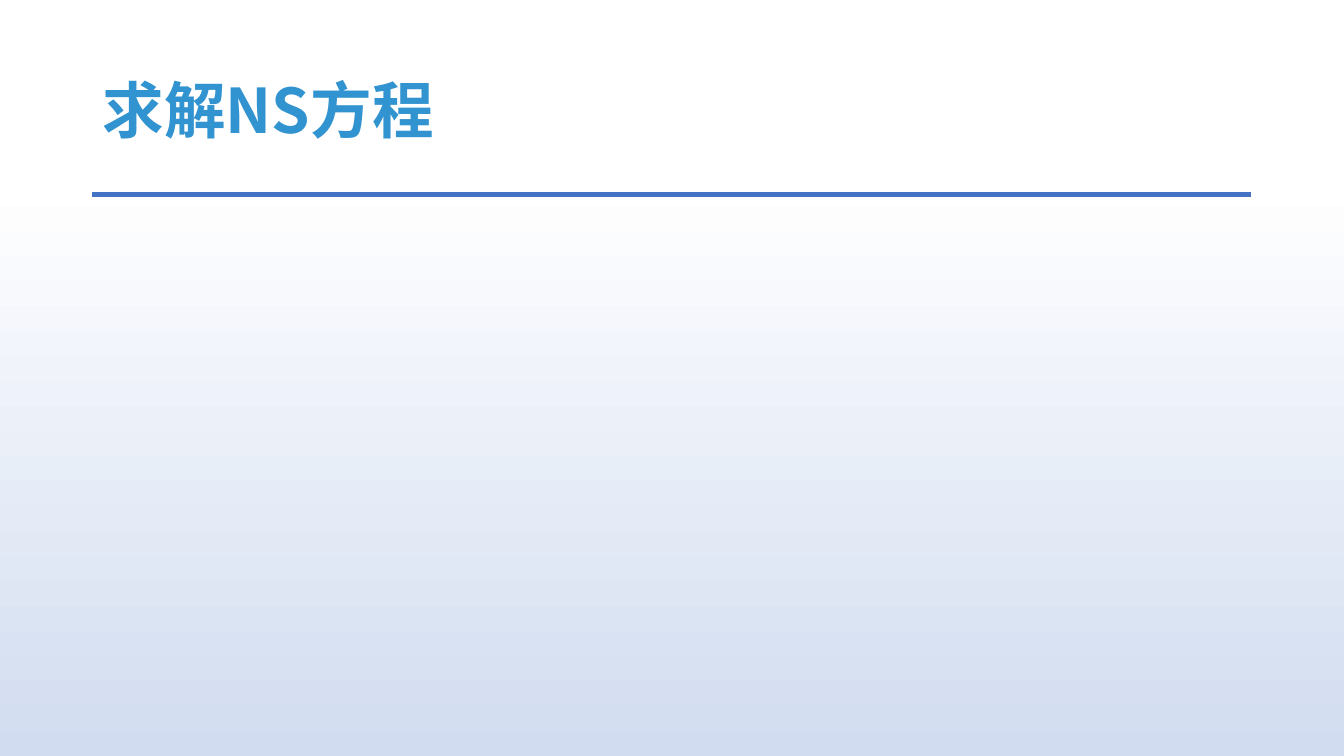
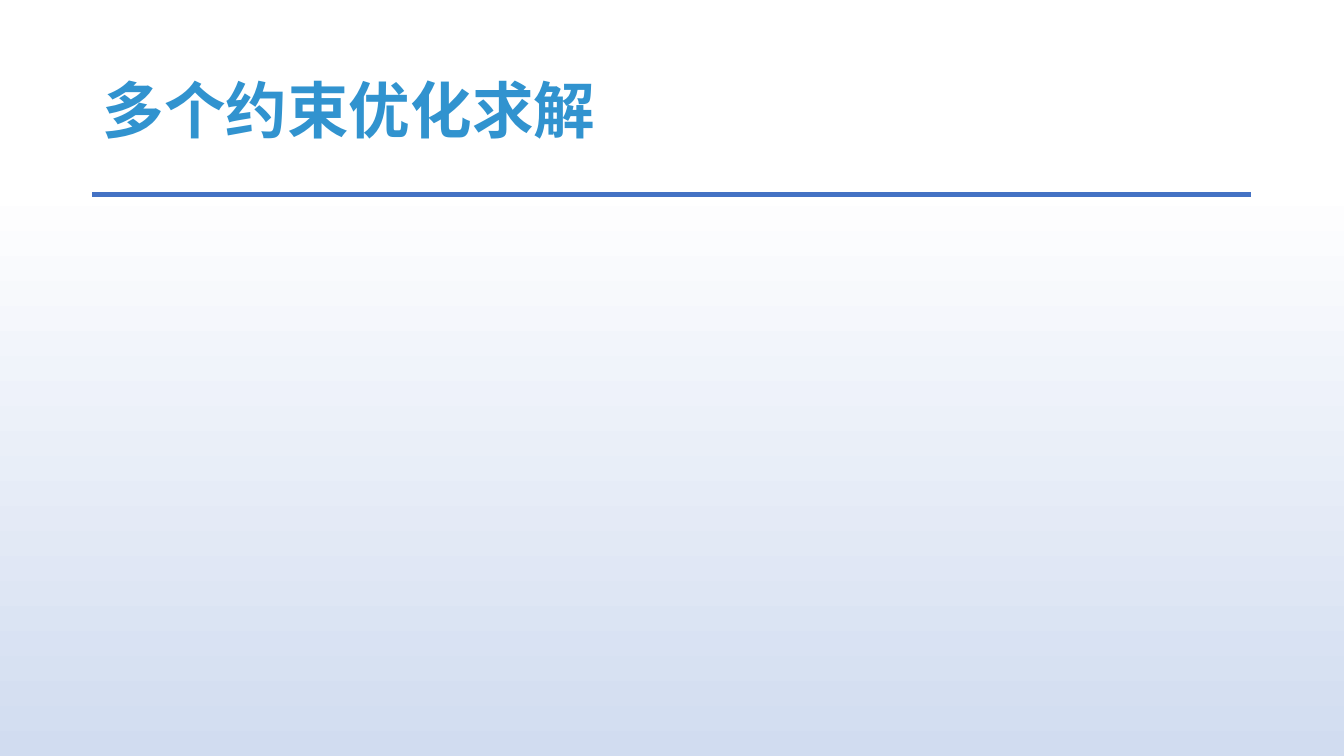
Before and after one commit to answerear/UnityFluid, a slide deck: slide 12 of doc/流体模拟入门分享-Part II.pptx (slide 14 before the commit). Drawn at 1344x756 pixels with LibreOffice and Linux fonts; fonts in the diff are those of the drawing; grey boxes stand for pictures. Boxes give left, top, right and bottom in pixels: in the first picture for what was removed or moved away, otherwise in the second. Text is boxed around its words. In the diff, an @@ line names an element or a change of style, - is before the commit and + after.

```diff
--- a/doc/流体模拟入门分享-Part II.pptx
+++ b/doc/流体模拟入门分享-Part II.pptx
@@ title at (x1=102, y1=80, x2=595, y2=139): text changed @@
-求解NS方程
+多个约束优化求解
```
Also in this commit, not shown: 6 other slides changed, 5 slides added, 24 slides removed, 1 other file.
